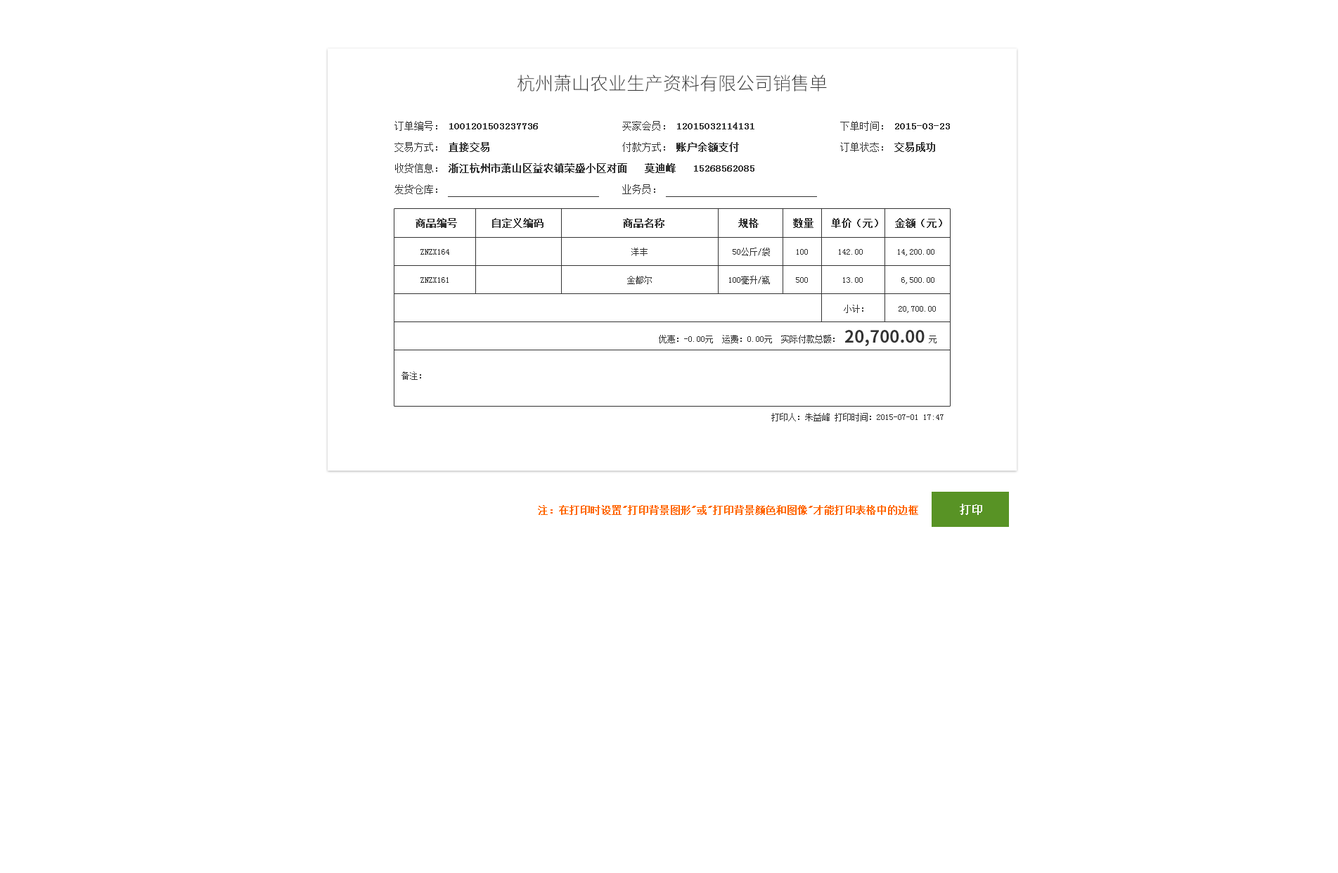
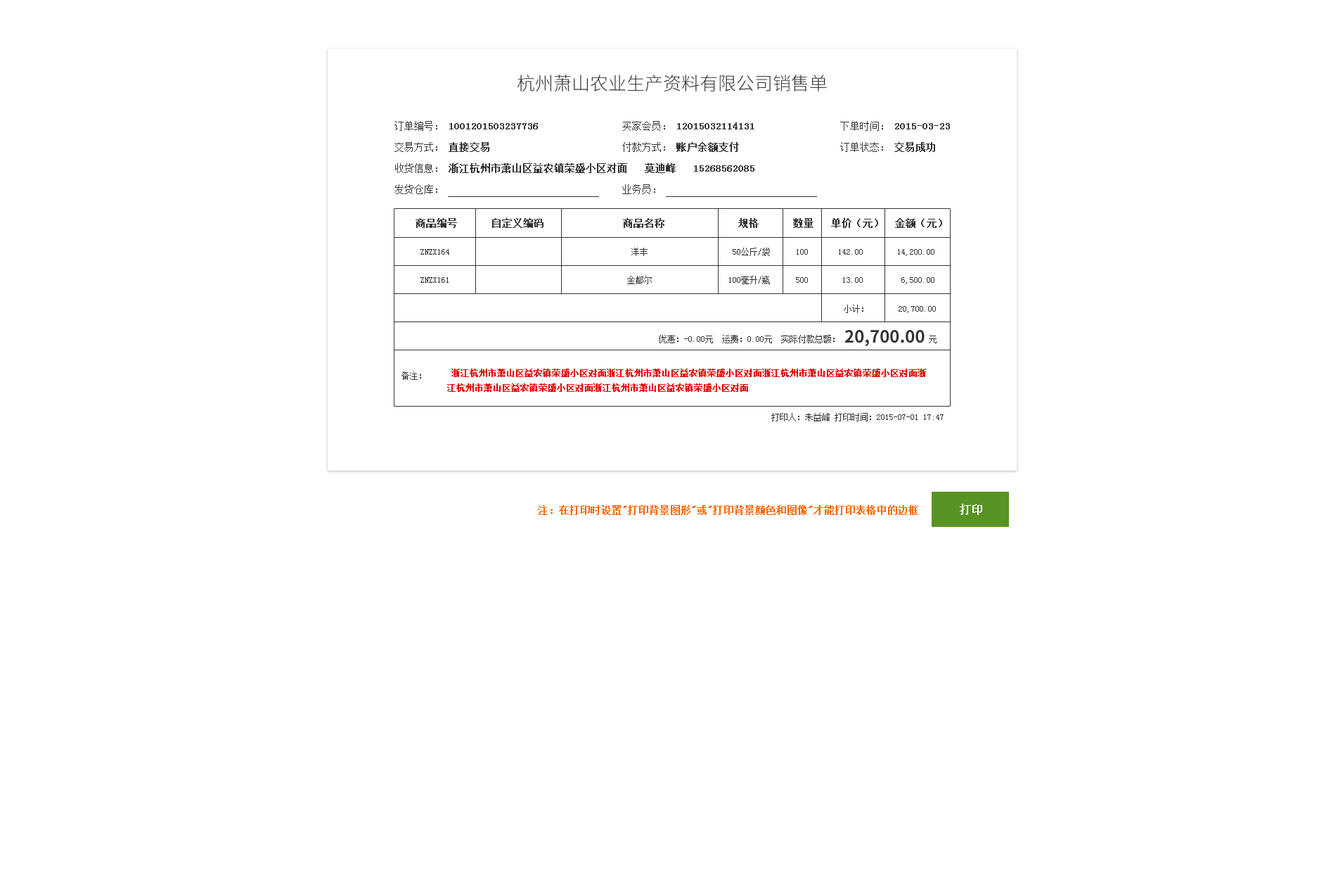
The second (1338, 873) image is a revision of the first. Changes to its layers:
added layer "浙江杭州市萧山区益农镇荣盛小区对面浙江杭州市萧山区益农镇荣盛小区对面浙江杭州市萧山区益农镇荣盛小区对面浙 江杭州市萧山区益农" above "打印" over left=447, top=368, right=927, bottom=392
